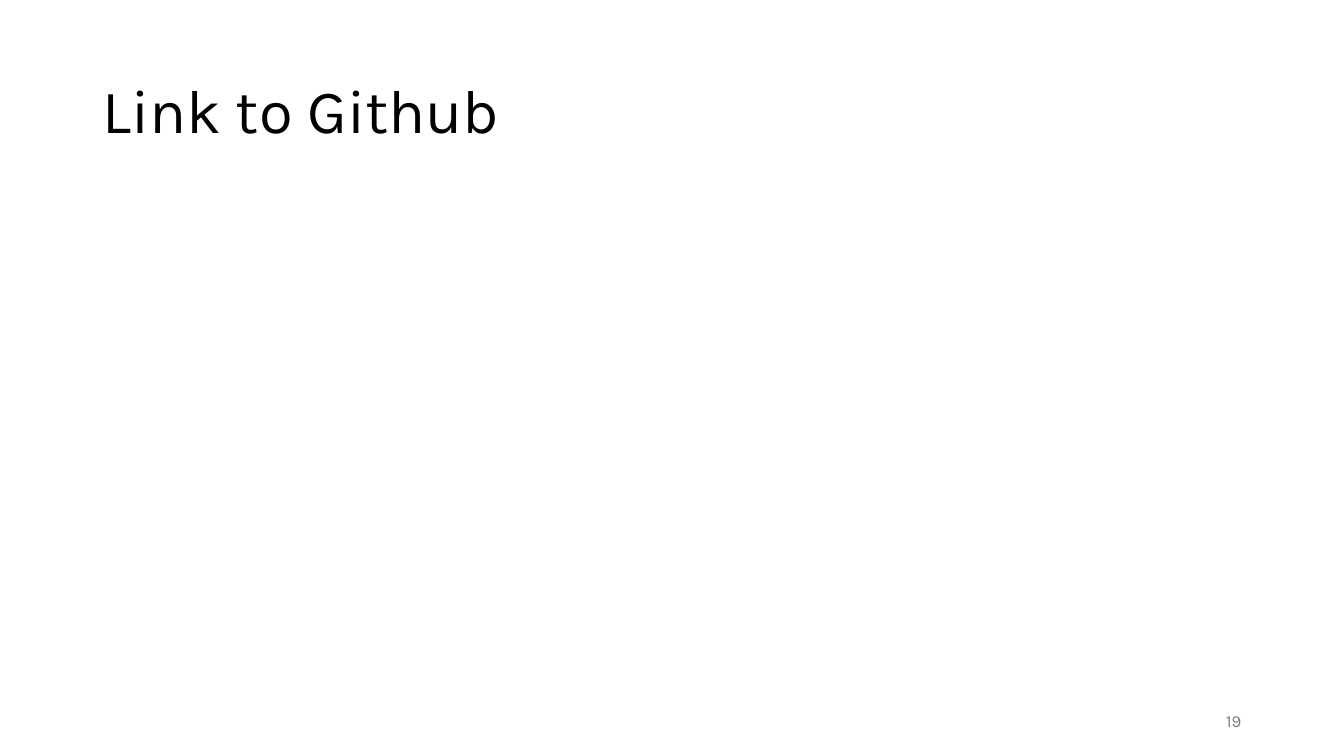
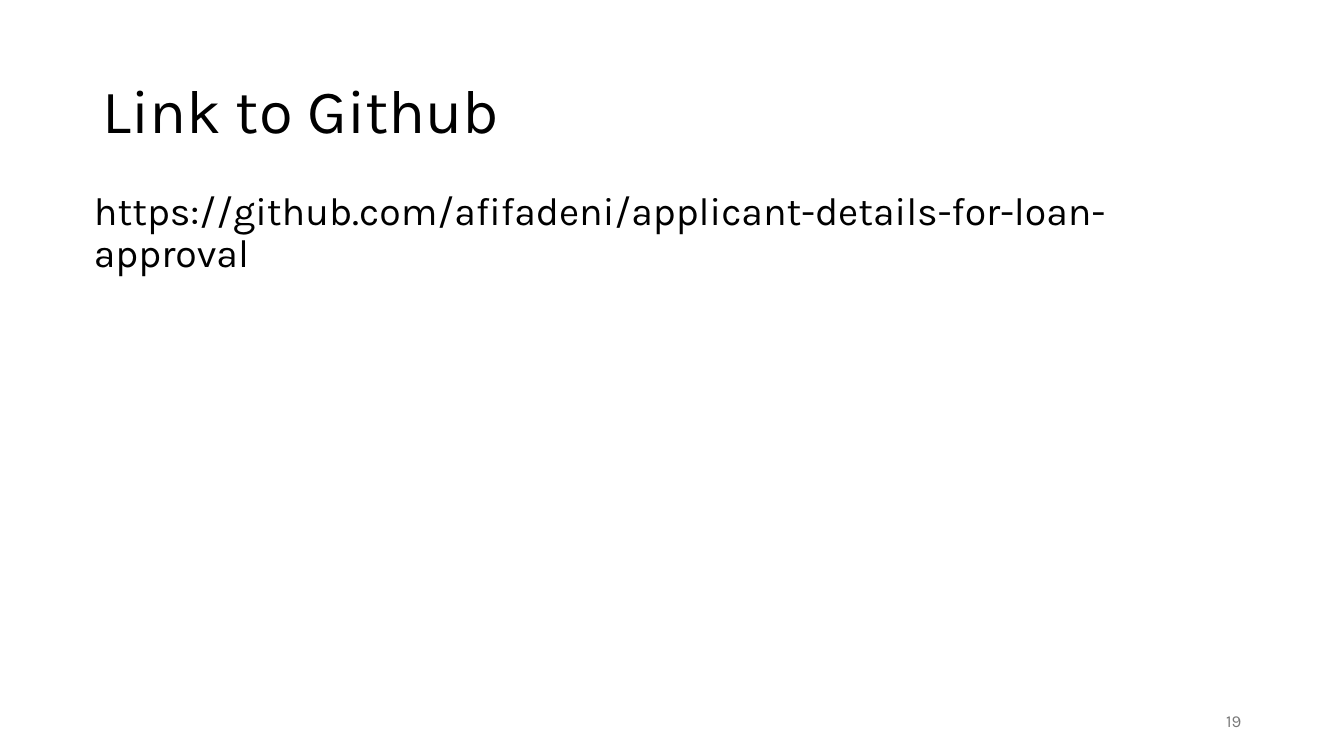
Before and after one commit to afifadeni/applicant-details-for-loan-approval, a slide deck: slide 19 of Capstone Project Slide Presentation.pptx. Drawn at 1344x756 pixels with LibreOffice and Linux fonts; fonts in the diff are those of the drawing; background and template pictures are left out. Boxes give left, top, right and bottom in pixels: in the first picture for what was removed or moved away, otherwise in the second. Text is boxed around its words. In the diff, an @@ line names an element or a change of style, - is before the commit and + after.

```diff
--- a/Capstone Project Slide Presentation.pptx
+++ b/Capstone Project Slide Presentation.pptx
@@ text added at (94,196,1105,277), 28 pt, text #000000 @@
+https://github.com/afifadeni/applicant-details-for-loan-approval
```
Also in this commit, not shown: 1 other file.
